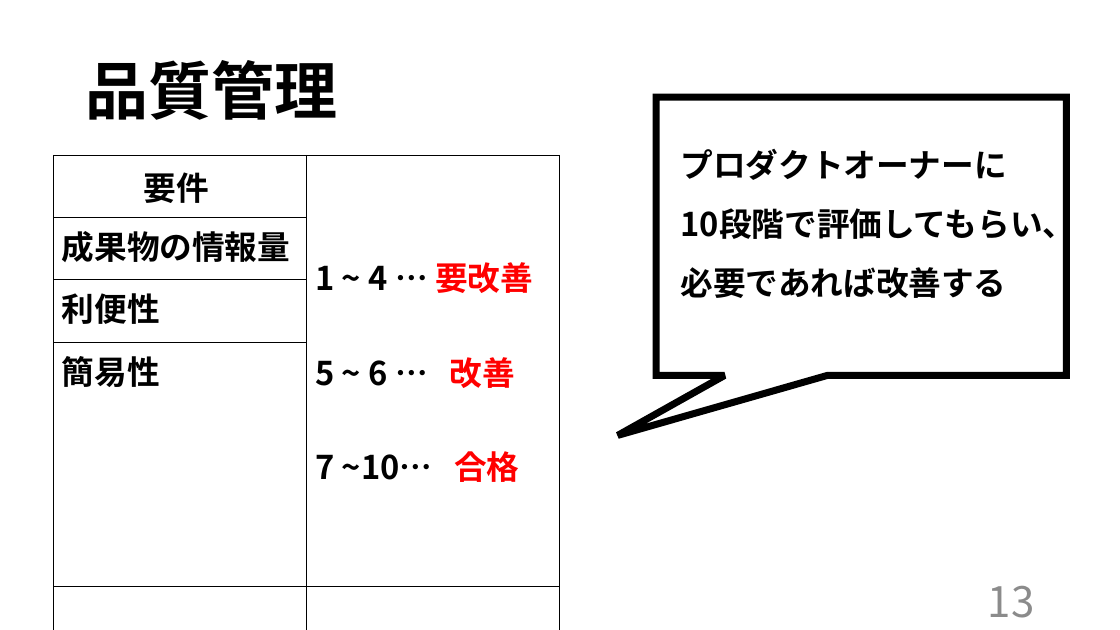
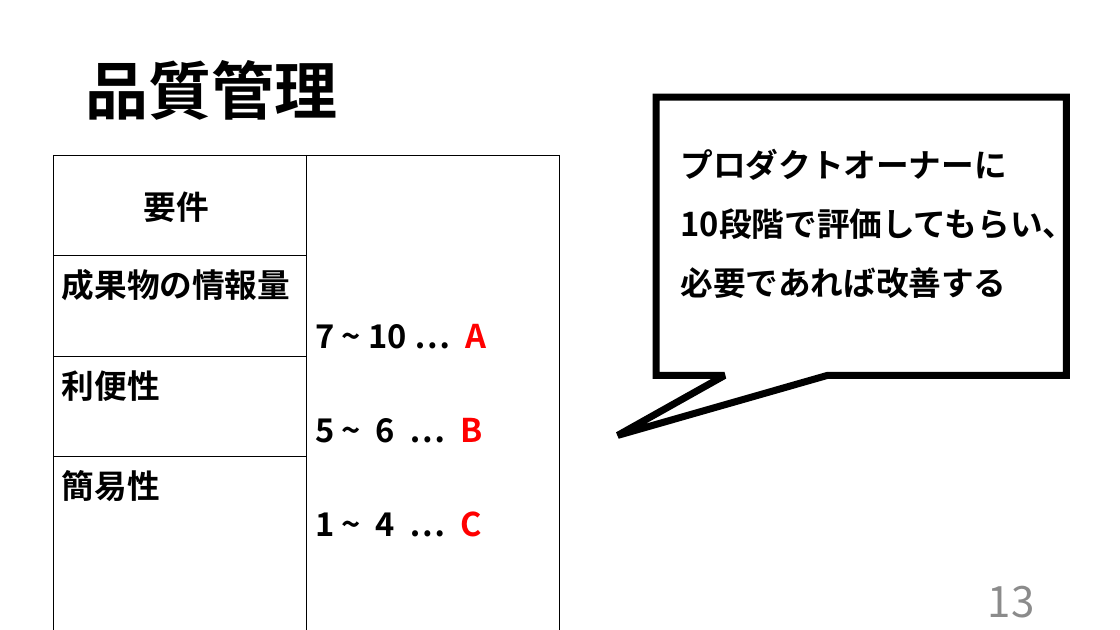
Before and after one commit to kazukiyoshida96/PM-, a slide deck: slide 13 of 最終.pptx. Drawn at 1120x630 pixels with LibreOffice and Linux fonts; fonts in the diff are those of the drawing. Boxes give left, top, right and bottom in pixels: in the first picture for what was removed or moved away, otherwise in the second. Text is boxed around its words. In the diff, an @@ line names an element or a change of style, - is before the commit and + after.

```diff
--- a/最終.pptx
+++ b/最終.pptx
@@ table at [54, 155, 560, 558] @@
-row 1, column 2: 1 ~ 4 … 要改善 / 5 ~ 6 … 改善 / 7 ~10… 合格
+row 1, column 2: 7 ~ 10 … A / 5 ~ 6 … B / 1 ~ 4 … C
-row 5:  | 
-row 6:  | 
```
Also in this commit, not shown: 1 other slide changed, 1 other file.
